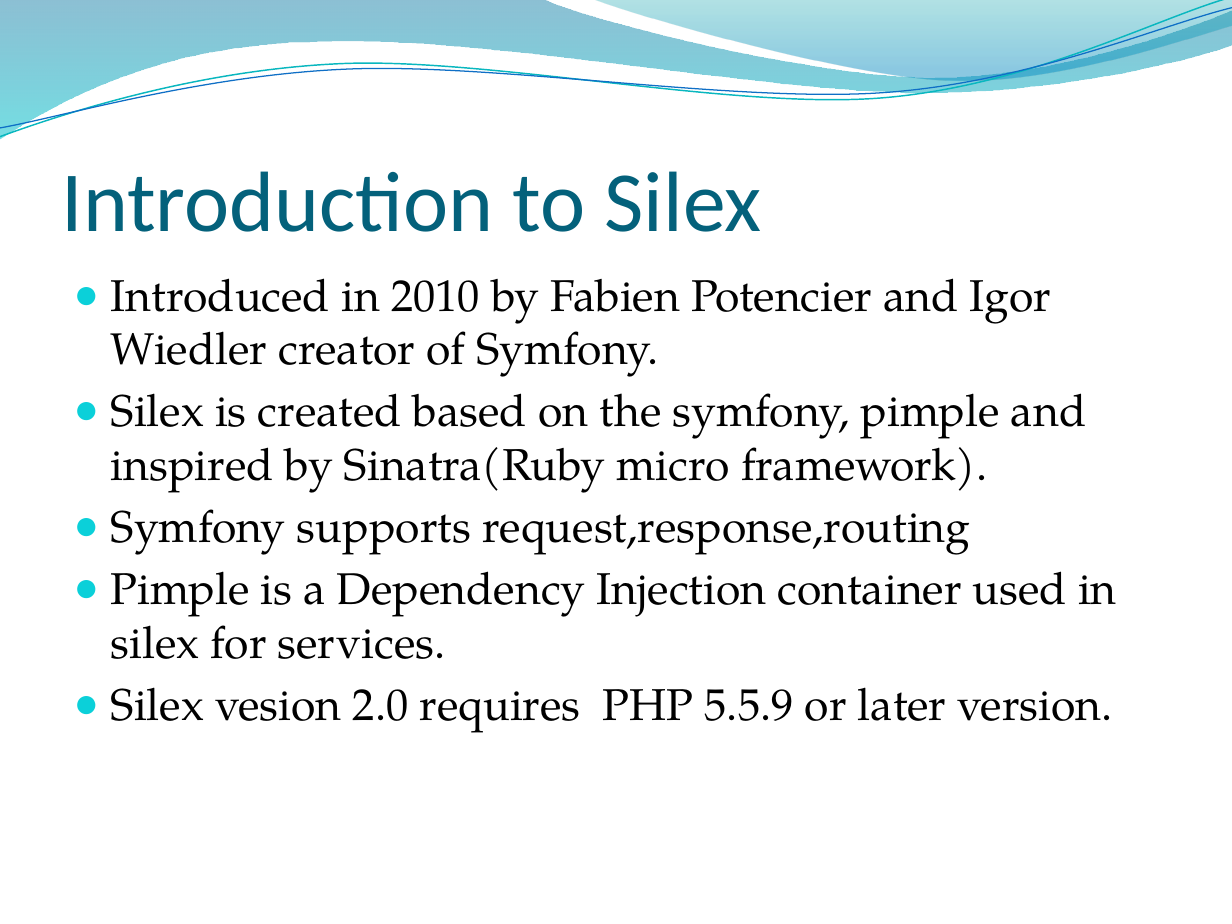
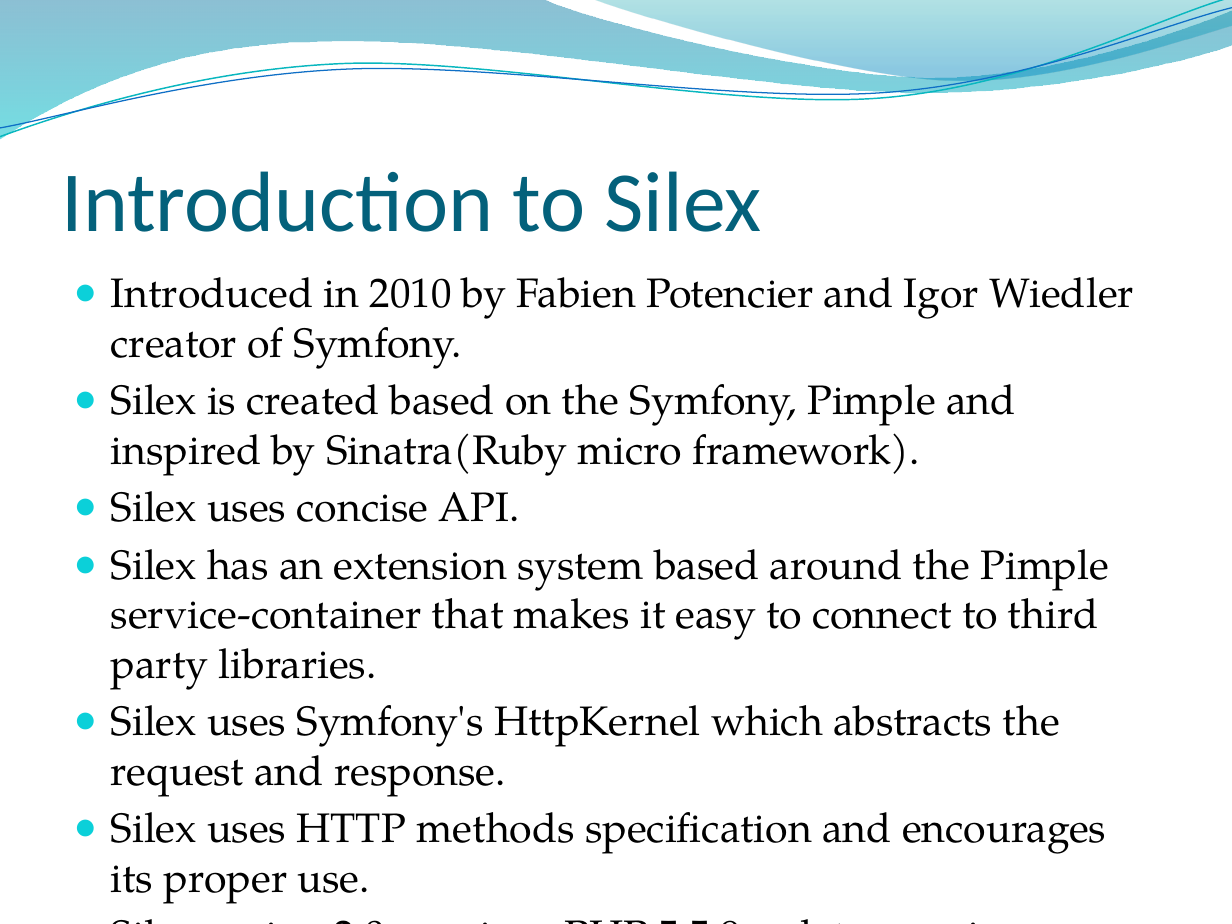
Before and after one commit to shreelakshmiu/SilexPractice, a slide deck: slide 6 of Docs/Silex.pptx. Drawn at 1232x924 pixels with LibreOffice and Linux fonts; fonts in the diff are those of the drawing; background and template pictures are left out. Boxes give left, top, right and bottom in pixels: in the first picture for what was removed or moved away, otherwise in the second. Text is boxed around its words. In the diff, an @@ line names an element or a change of style, - is before the commit and + after.

```diff
--- a/Docs/Silex.pptx
+++ b/Docs/Silex.pptx
@@ text at (111, 277, 1134, 369): size 26 to 24.1 pt in "Introduced in 2010 by Fabien Potencier and ...", "Silex vesion 2.0 requires PHP 5.5.9 or ..." @@
@@ text at (111, 384, 1109, 854): text changed; size 26 to 24.1 pt @@
-● Silex is created based on the symfony, pimple and inspired by Sinatra(Ruby micro framework).
-● Symfony supports request,response,routing
-● Pimple is a Dependency Injection container used in silex for services.
+● Silex is created based on the Symfony, Pimple and inspired by Sinatra(Ruby micro framework).
+● Silex uses concise API.
+● Silex has an extension system based around the Pimple service-container that makes it easy to connect to third party libraries.
+● Silex uses Symfony's HttpKernel which abstracts the request and response.
+● Silex uses HTTP methods specification and encourages its proper use.
```
Also in this commit, not shown: 8 other slides changed, 1 other file.
